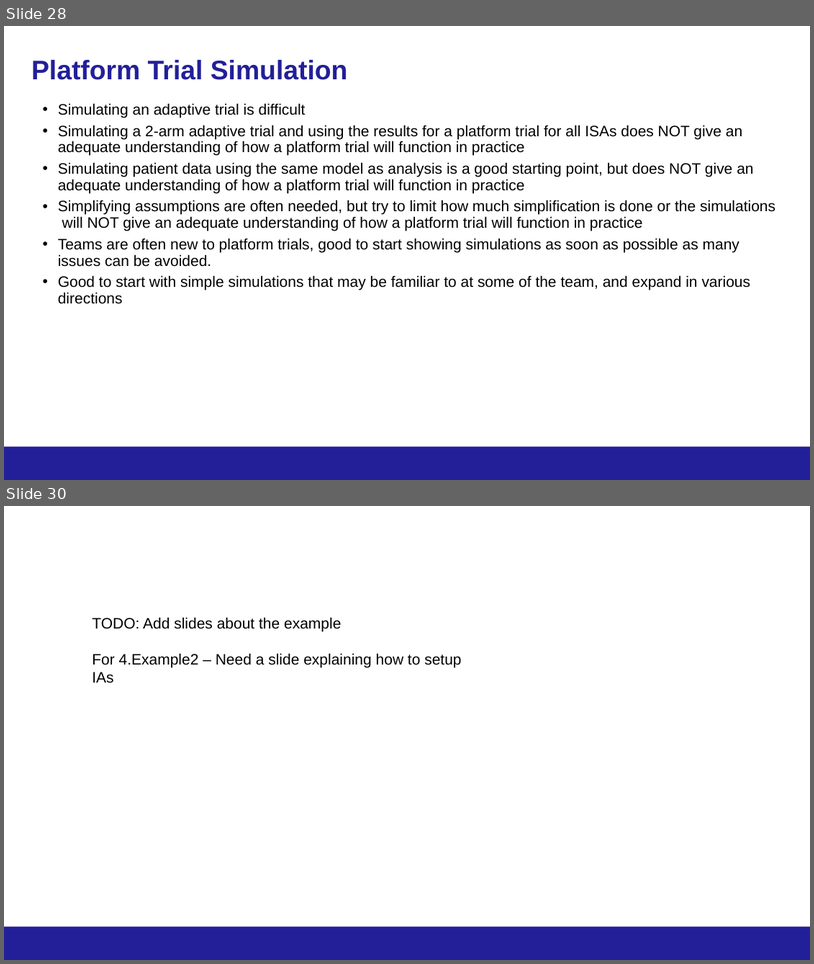
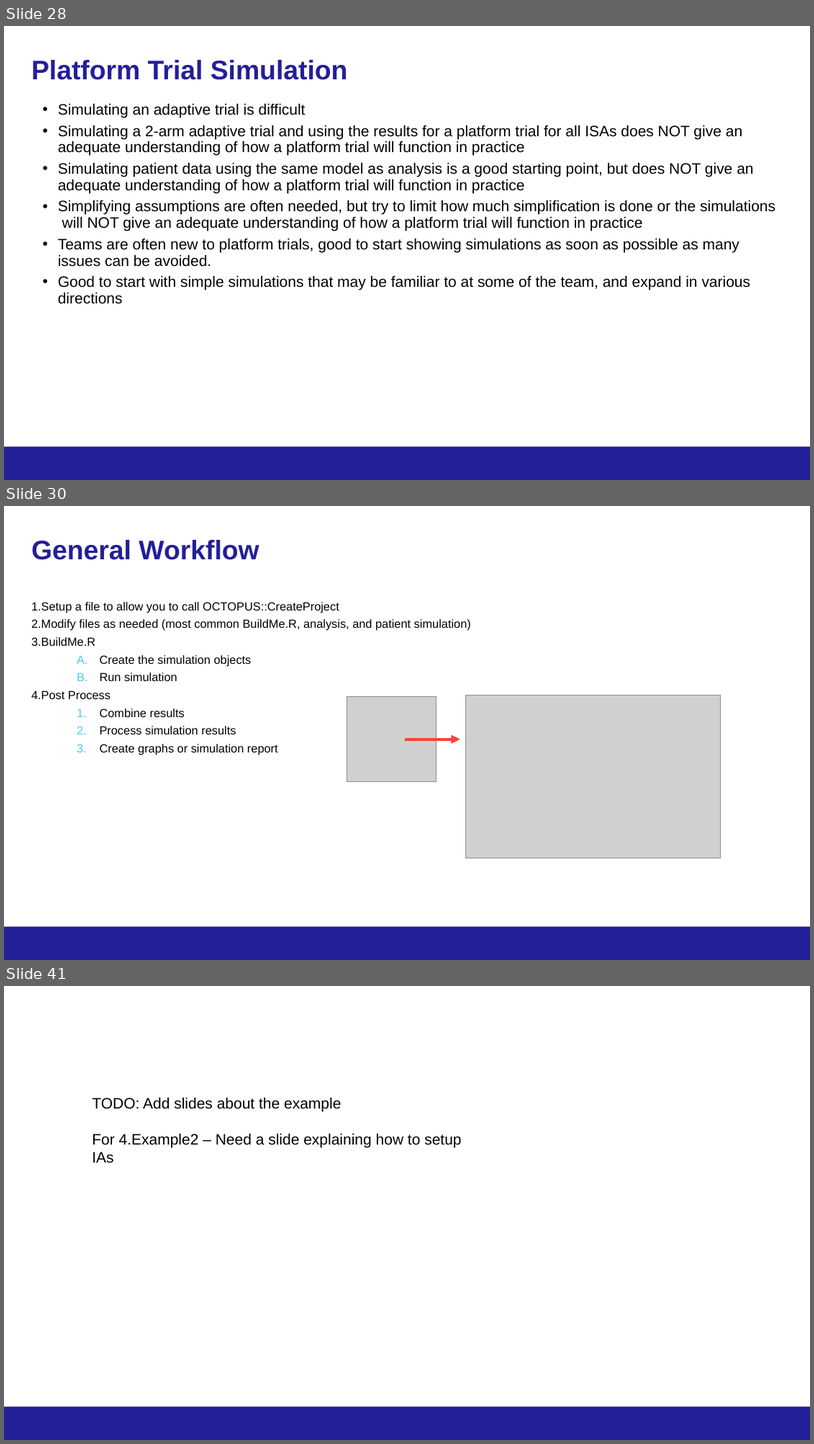
Before and after one commit to kwathen/BayesPharma2024-OCTOPUS, a slide deck: CourseMaterial/Wathen-Bayes2024ForDistribution.pptx. Shown one above the other, each under a label of ours: slides 28 and 30 before the commit, slides 28, 30 and 41 after it; the slides between them are not shown. The pictures are 814x964 and 814x1444 pixels, drawn with LibreOffice and Linux fonts; fonts in the diff are those of the drawing; grey boxes stand for pictures; background and template pictures are left out. Boxes give left, top, right and bottom in pixels: in the first picture for what was removed or moved away, otherwise in the second. Text is boxed around its words. In the diff, an @@ line names an element or a change of style, - is before the commit and + after.

```diff
--- a/CourseMaterial/Wathen-Bayes2024ForDistribution.pptx
+++ b/CourseMaterial/Wathen-Bayes2024ForDistribution.pptx
@@ slide 30 added at [4, 506, 810, 960], background #FFFFFF; not listed: 1 template element that a slide beside it also shows @@
@@ title added at [31, 540, 259, 560], 32 pt, text #231F99, bold @@
+General Workflow
@@ text added at [31, 602, 471, 755], 14 pt, text #000000 @@
+1. Setup a file to allow you to call OCTOPUS::CreateProject
+2. Modify files as needed (most common BuildMe.R, analysis, and patient simulation)
+3. BuildMe.R
+  A. Create the simulation objects
+  B. Run simulation
+4. Post Process
+  1. Combine results
+  2. Process simulation results
+  3. Create graphs or simulation report
@@ picture added at [347, 697, 437, 782] @@
@@ picture added at [466, 695, 721, 858] @@
@@ arrow added from (405, 739) to (460, 739), #F9423A 3.5 pt @@
@@ page number added at [618, 932, 800, 955], 12 pt, text #231F99 @@
+30
@@ what was slide 30 is now slide 41 @@
```
Also in this commit, not shown: 1 slide changed, 10 other slides added, 52 other files.
